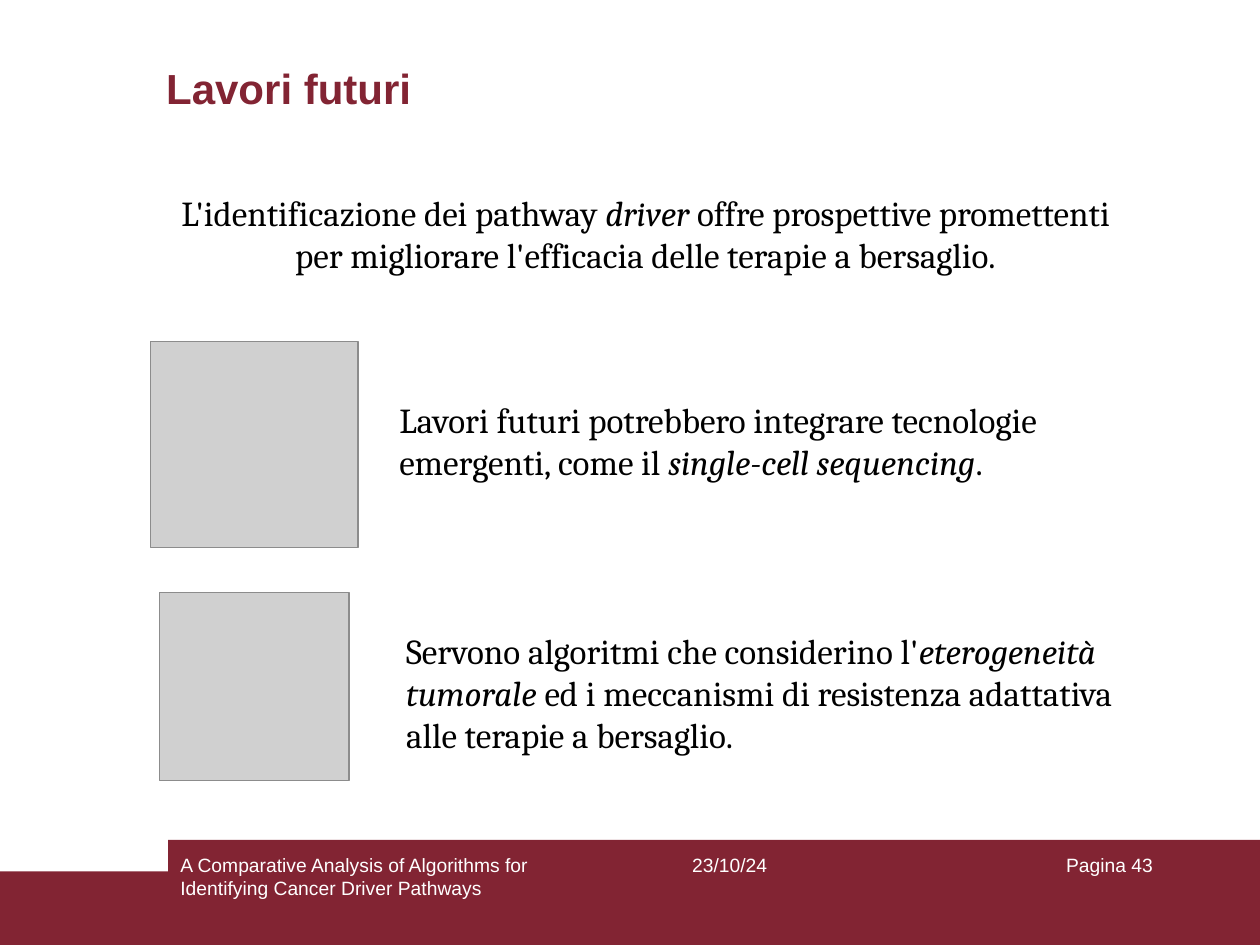
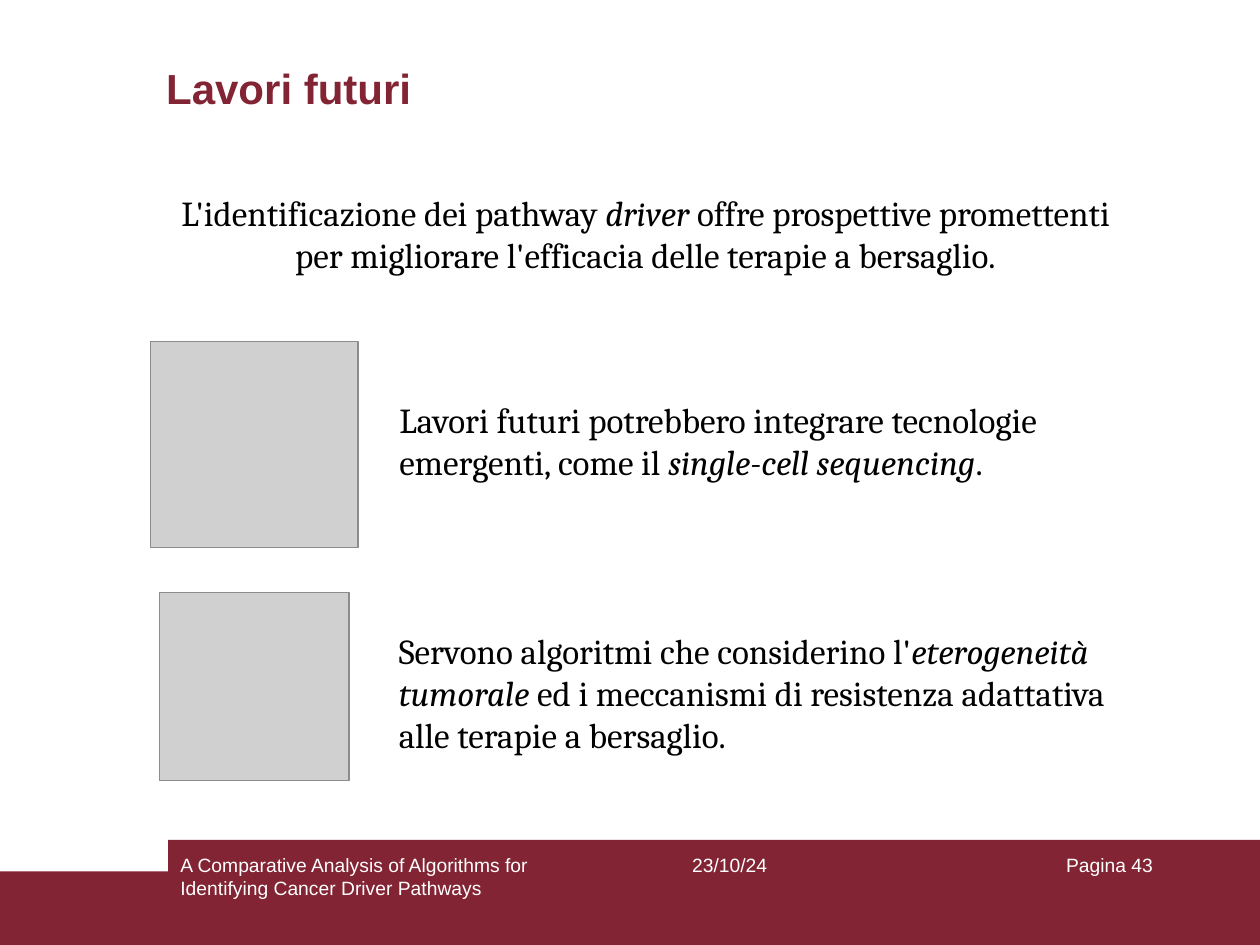
Before and after one commit to aflaag/bsc-thesis, a slide deck: slide 43 of presentation/slides.odp. Drawn at 1260x945 pixels with LibreOffice and Linux fonts; fonts in the diff are those of the drawing; grey boxes stand for pictures. Boxes give left, top, right and bottom in pixels: in the first picture for what was removed or moved away, otherwise in the second. Text is boxed around its words. In the diff, an @@ line names an element or a change of style, - is before the commit and + after.

```diff
--- a/presentation/slides.odp
+++ b/presentation/slides.odp
@@ text "Servono algoritmi che considerino l'eterogeneità ...": place and size @@
-text "Servono algoritmi che considerino l'eterogeneità ..." at [406,639,1112,756]
+text "Servono algoritmi che considerino l'eterogeneità ..." at [399,639,1105,756]
```
Also in this commit, not shown: 3 other slides changed, 1 other file.
